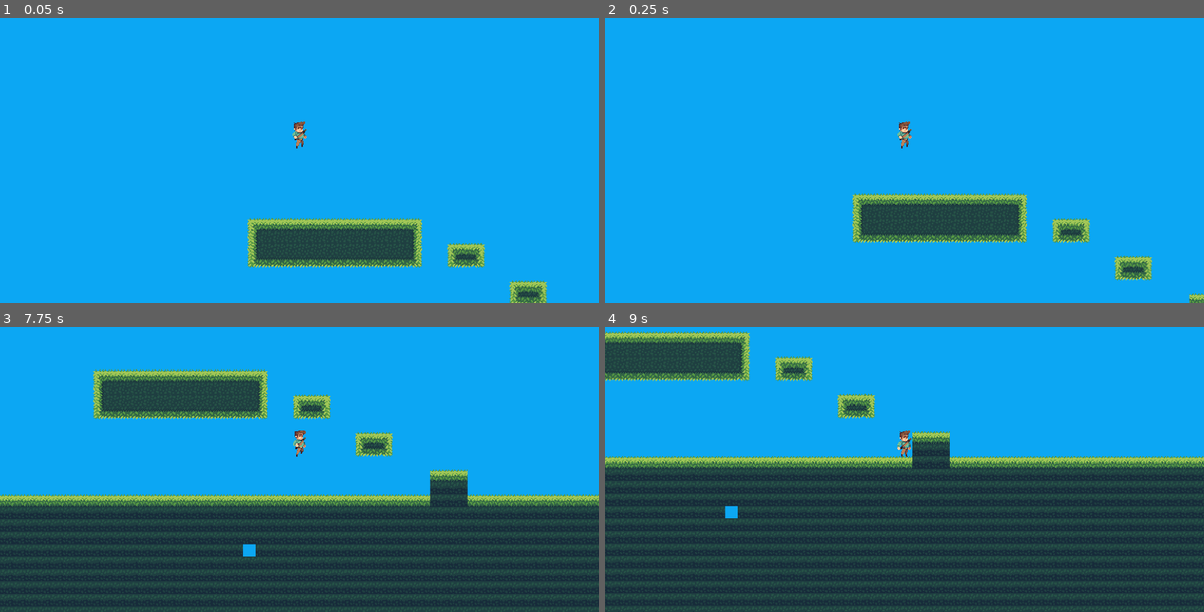
Above: before the commit, frames 1-4 (two rows, left to right).
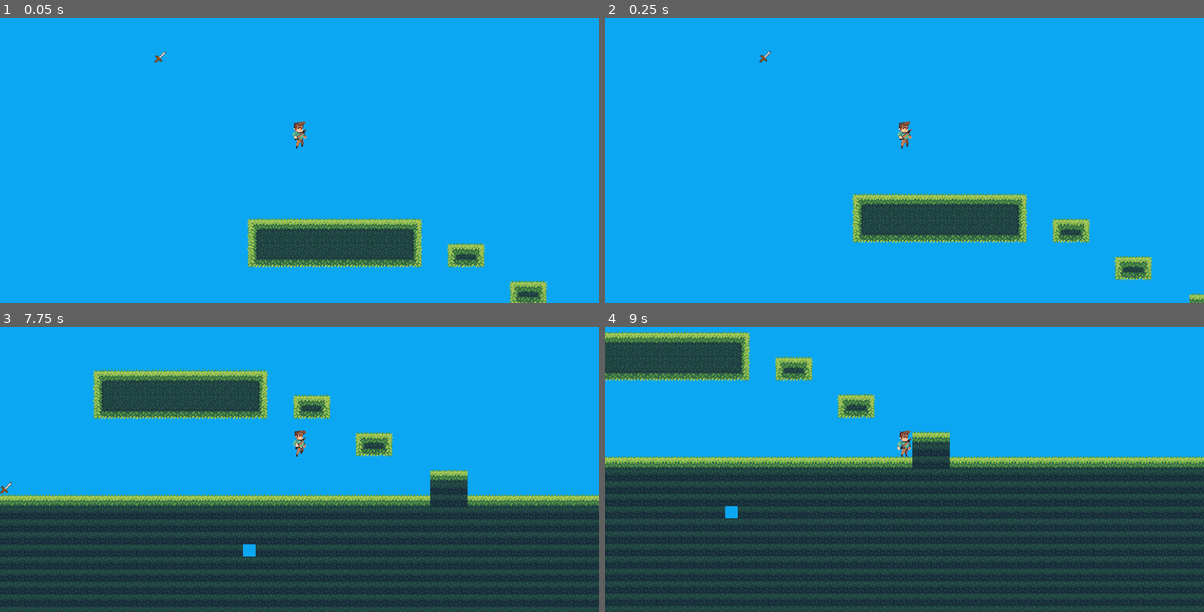
Above: after the commit, the same moments.

Repository: MysteryCoder456/Terons-Crusade
Game: Godot game, scene res://src/scenes/world.tscn
Same seed, same stepped clock (60 frames per second), same inputs: the game is played once before the commit and once after it.
Inputs (mouse positions are in pixels of both pictures, inside the frame that each line leads up to):
- Up to frame 1 (0.05 s): no input
- Up to frame 2 (0.25 s): no input
- Up to frame 3 (7.75 s): move the mouse to (431, 426) at 0.52 s; hold D (move_right) 0.53-2.03 s; click (431, 426) at 0.6 s; tap W (jump) at 0.77, 1.52, 3.02, 3.77, 4.52, 6.02, 6.77, 7.52 s; move the mouse to (179, 460) at 1.27 s; right-click (179, 460) at 1.35 s; move the mouse to (359, 369) at 2.02 s; hold A (move_left) 2.03-2.78 s; click (359, 369) at 2.1 s; move the mouse to (269, 512) at 2.77 s; hold D (move_right) 2.78-4.28 s; right-click (269, 512) at 2.85 s; click (269, 512) at 2.92 s; move the mouse to (479, 495) at 3.52 s; click (479, 495) at 3.6 s; move the mouse to (119, 392) at 4.27 s; hold A (move_left) 4.28-5.03 s; right-click (119, 392) at 4.35 s; move the mouse to (329, 443) at 5.02 s; hold D (move_right) 5.03-5.78 s; click (329, 443) at 5.1 s; move the mouse to (209, 358) at 5.77 s; hold A (move_left) 5.78-7.28 s; right-click (209, 358) at 5.85 s; move the mouse to (431, 426) at 6.52 s; click (431, 426) at 6.6 s; move the mouse to (179, 460) at 7.27 s; hold D (move_right) from 7.28 s (still down); right-click (179, 460) at 7.35 s; click (179, 460) at 7.42 s
- Up to frame 4 (9 s): keep holding D (move_right); move the mouse to (964, 369) at 8.02 s; click (964, 369) at 8.1 s; move the mouse to (874, 512) at 8.77 s; right-click (874, 512) at 8.85 s

The runs differ from the first frame. In frame 1, less than 0.1% of the frame differs, in the area x 25-28%, y 11-16%; in frame 2, less than 0.1%; in frame 3, less than 0.1%; in frame 4, nothing differs.

Commit message:
added itemdrop scene template

Diff:
--- a/Terons-Crusade/project.godot
+++ b/Terons-Crusade/project.godot
@@ -24,6 +24,7 @@
 [autoload]
 
 JsonData="*res://src/scripts/JSONData.gd"
+Globals="*res://src/scripts/Globals.gd"
 
 [display]
 
@@ -74,8 +75,10 @@
 2d_physics/layer_1="environment"
 2d_physics/layer_2="entities"
 2d_physics/layer_3="player"
+2d_physics/layer_4="collectibles"
 
 [rendering]
 
+quality/driver/fallback_to_gles2=true
 environment/default_clear_color=Color( 0.0509804, 0.658824, 0.956863, 1 )
 environment/default_environment="res://default_env.tres"
--- /dev/null
+++ b/Terons-Crusade/src/actors/ItemDrop.tscn
@@ -0,0 +1,38 @@
+[gd_scene load_steps=5 format=2]
+
+[ext_resource path="res://assets/items/Sword/Sword.png" type="Texture" id=1]
+[ext_resource path="res://src/scripts/ItemDrop.gd" type="Script" id=2]
+
+[sub_resource type="RectangleShape2D" id=1]
+extents = Vector2( 36, 36 )
+
+[sub_resource type="Animation" id=2]
+resource_name = "float"
+loop = true
+tracks/0/type = "value"
+tracks/0/path = NodePath("Sprite:position")
+tracks/0/interp = 1
+tracks/0/loop_wrap = true
+tracks/0/imported = false
+tracks/0/enabled = true
+tracks/0/keys = {
+"times": PoolRealArray( 0, 0.5 ),
+"transitions": PoolRealArray( 1, 1 ),
+"update": 0,
+"values": [ Vector2( 0, 0 ), Vector2( 0, -5 ) ]
+}
+
+[node name="ItemDrop" type="KinematicBody2D"]
+scale = Vector2( 0.2, 0.2 )
+collision_layer = 8
+script = ExtResource( 2 )
+
+[node name="Sprite" type="Sprite" parent="."]
+texture = ExtResource( 1 )
+
+[node name="CollisionShape2D" type="CollisionShape2D" parent="."]
+shape = SubResource( 1 )
+
+[node name="AnimationPlayer" type="AnimationPlayer" parent="."]
+autoplay = "float"
+anims/float = SubResource( 2 )
--- a/Terons-Crusade/src/actors/Player.tscn
+++ b/Terons-Crusade/src/actors/Player.tscn
@@ -6,6 +6,9 @@
 
 [sub_resource type="RectangleShape2D" id=1]
 extents = Vector2( 10, 16 )
+
+[sub_resource type="RectangleShape2D" id=2]
+extents = Vector2( 20, 20 )
 
 [node name="Player" type="KinematicBody2D"]
 collision_layer = 4
@@ -18,6 +21,7 @@
 animation = "idle"
 
 [node name="CollisionShape2D" type="CollisionShape2D" parent="."]
+visible = false
 shape = SubResource( 1 )
 
 [node name="Camera2D" type="Camera2D" parent="."]
@@ -26,3 +30,9 @@
 
 [node name="Inventory" parent="." instance=ExtResource( 3 )]
 visible = false
+
+[node name="ItemPickupDetector" type="Area2D" parent="."]
+
+[node name="CollisionShape2D" type="CollisionShape2D" parent="ItemPickupDetector"]
+visible = false
+shape = SubResource( 2 )
--- a/Terons-Crusade/src/scenes/world.gd
+++ b/Terons-Crusade/src/scenes/world.gd
@@ -1,7 +1,6 @@
 extends Node2D
 
 onready var player = get_node("Player")
-export var gravity: float
 const DIRECTIONS = [Vector2.DOWN, Vector2.LEFT, Vector2.RIGHT, Vector2.UP]
 
 
--- a/Terons-Crusade/src/scenes/world.tscn
+++ b/Terons-Crusade/src/scenes/world.tscn
@@ -1,12 +1,12 @@
-[gd_scene load_steps=4 format=2]
+[gd_scene load_steps=5 format=2]
 
 [ext_resource path="res://src/tilesets/overworld.tres" type="TileSet" id=1]
 [ext_resource path="res://src/actors/Player.tscn" type="PackedScene" id=2]
 [ext_resource path="res://src/scenes/world.gd" type="Script" id=3]
+[ext_resource path="res://src/actors/ItemDrop.tscn" type="PackedScene" id=4]
 
 [node name="world" type="Node2D"]
 script = ExtResource( 3 )
-gravity = 1000.0
 
 [node name="Player" parent="." instance=ExtResource( 2 )]
 position = Vector2( 178.553, 99.3685 )
@@ -17,3 +17,5 @@
 collision_mask = 6
 format = 1
 tile_data = PoolIntArray( 851975, 0, 0, 851976, 0, 1, 851977, 0, 1, 851978, 0, 1, 851979, 0, 1, 851980, 0, 1, 851981, 0 …(34484 unchanged characters)…
+
+[node name="ItemDrop" parent="." instance=ExtResource( 4 )]
--- /dev/null
+++ b/Terons-Crusade/src/scripts/Globals.gd
@@ -0,0 +1,3 @@
+extends Node
+
+var gravity = 1000
--- /dev/null
+++ b/Terons-Crusade/src/scripts/ItemDrop.gd
@@ -0,0 +1,13 @@
+extends KinematicBody2D
+
+var item_name = "Sword"
+var velocity: Vector2
+
+
+func _ready():
+	$Sprite.texture = load("res://assets/items/" + item_name + "/" + item_name + ".png")
+
+
+func _physics_process(delta):
+	velocity.y += Globals.gravity * delta
+	velocity = move_and_slide(velocity, Vector2.UP)
--- a/Terons-Crusade/src/scripts/Player.gd
+++ b/Terons-Crusade/src/scripts/Player.gd
@@ -1,6 +1,5 @@
 extends KinematicBody2D
 
-onready var gravity = get_tree().get_root().get_node("world").gravity
 var velocity: Vector2
 var inventory_open = false
 export var speed: Vector2
@@ -44,7 +43,7 @@
 	if Input.is_action_just_pressed("jump") and is_on_floor() and !inventory_open:
 		movement_vector.y = -speed.y
 	else:
-		movement_vector.y += gravity * get_physics_process_delta_time()
+		movement_vector.y += Globals.gravity * get_physics_process_delta_time()
 
 	return movement_vector
 
Not shown: 1 places in Terons-Crusade/src/actors/Player.tscn that only renumber resources
